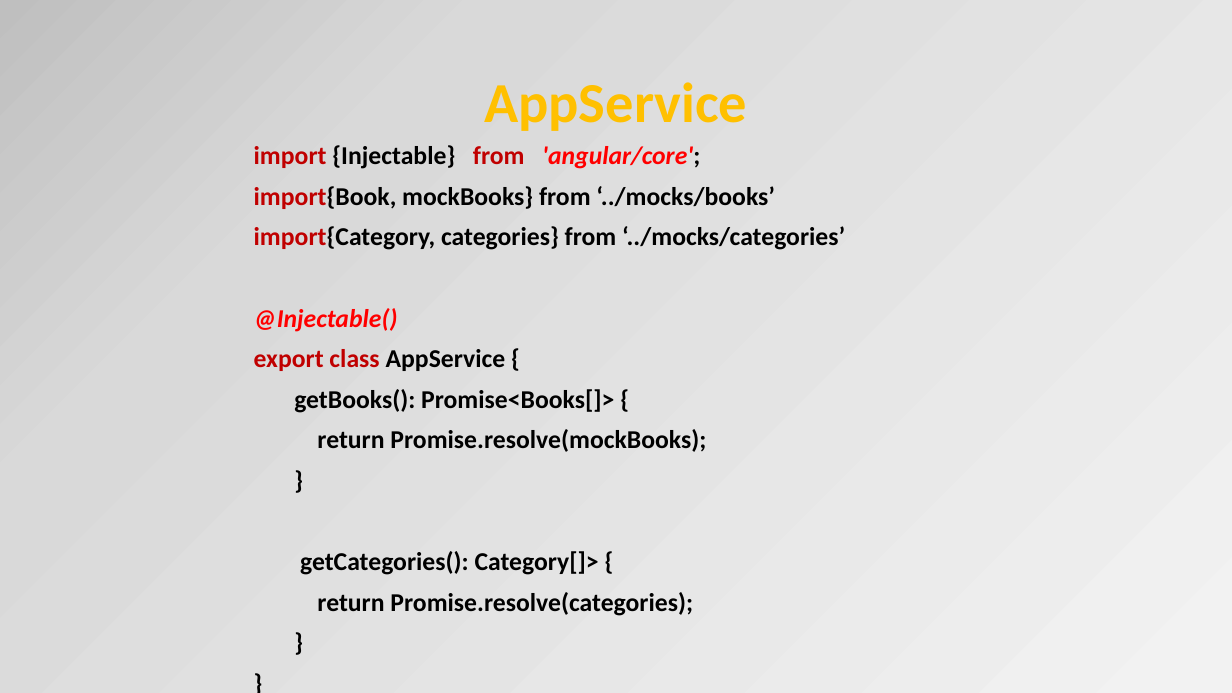
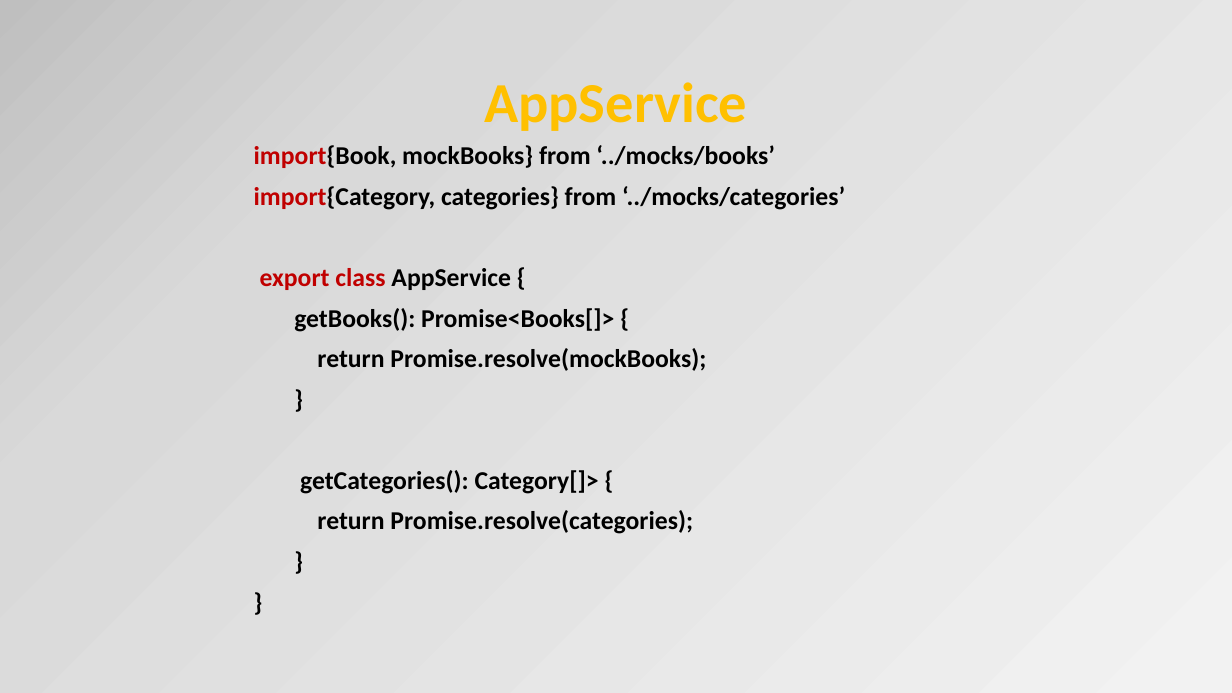
Before and after one commit to OrdinaNederland/hackjam-angular, a slide deck: slide 35 of Angular2.pptx. Drawn at 1232x693 pixels with LibreOffice and Linux fonts; fonts in the diff are those of the drawing. Boxes give left, top, right and bottom in pixels: in the first picture for what was removed or moved away, otherwise in the second. Text is boxed around its words. In the diff, an @@ line names an element or a change of style, - is before the commit and + after.

```diff
--- a/Angular2.pptx
+++ b/Angular2.pptx
@@ text at (x1=254, y1=145, x2=700, y2=169): paragraph removed @@
-import {Injectable} from 'angular/core';
@@ text at (x1=254, y1=308, x2=398, y2=332): paragraph removed @@
-@Injectable()
```
Also in this commit, not shown: 8 other slides changed, 4 slides added, 1 other file.
